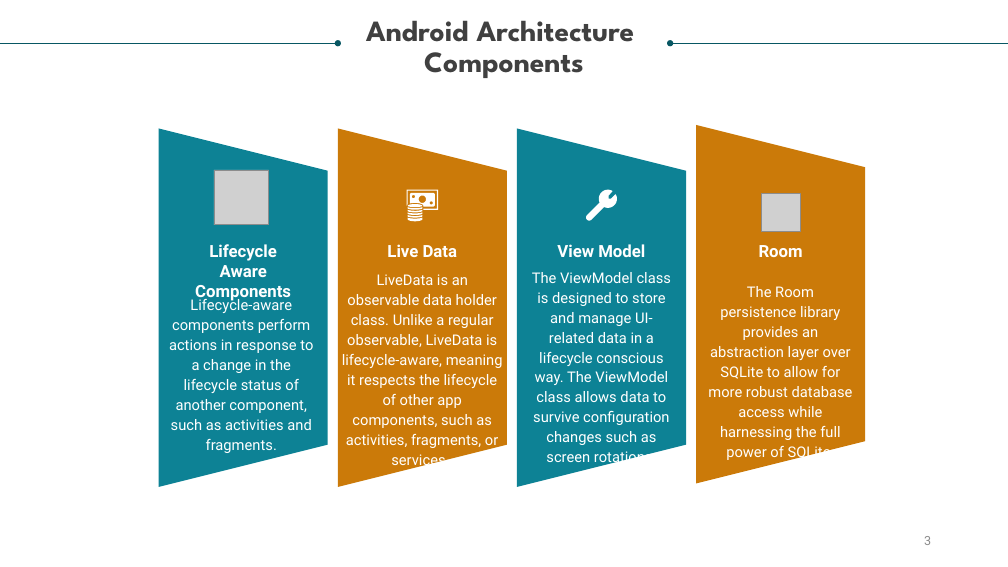
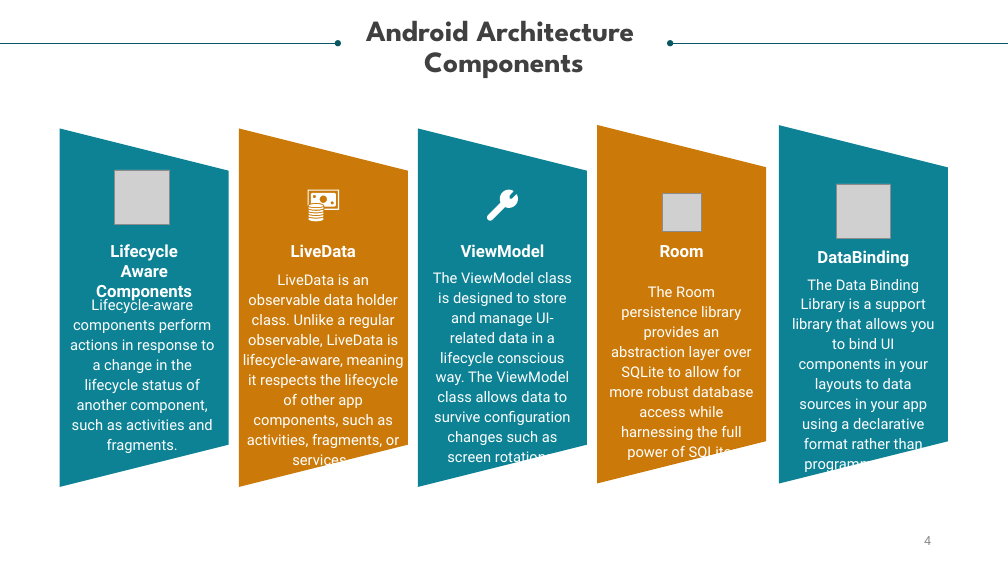
Before and after one commit to the-kool-sk/AndroidArchitectureComponents_Demo, a slide deck: slide 4 of Model – View - View Model.pptx (slide 3 before the commit). Drawn at 1008x567 pixels with LibreOffice and Linux fonts; fonts in the diff are those of the drawing; grey boxes stand for pictures. Boxes give left, top, right and bottom in pixels: in the first picture for what was removed or moved away, otherwise in the second. Text is boxed around its words. In the diff, an @@ line names an element or a change of style, - is before the commit and + after.

```diff
--- a/Model – View - View Model.pptx
+++ b/Model – View - View Model.pptx
@@ trapezoid added at (779,126,948,484), fill #0D8295 @@
@@ 9 freeform shapes, 6 texts, 4 trapezoids, 2 pictures: place and size @@
-9 freeform shapes, 6 texts, 4 trapezoids, 2 pictures at (159,126,866,487)
+9 freeform shapes, 6 texts, 4 trapezoids, 2 pictures at (60,126,767,487)
@@ picture added at (836,184,891,238) @@
@@ text at (291,244,356,257): spaces changed @@
-Live Data
+LiveData
@@ text at (461,244,545,257): spaces changed @@
-View Model
+ViewModel
@@ text added at (817,250,909,267), 16 pt, text #FFFFFF, bold @@
+DataBinding
@@ text added at (792,279,934,453), 14 pt, text #FFFFFF @@
+The Data Binding Library is a support library that allows you to bind UI components in your layouts to data sources in your app using a declarative format rather than programmatically.
@@ page number at (924,536,931,545): text changed @@
-3
+4
```
Also in this commit, not shown: 3 other slides changed, 5 slides added, 5 slides removed.
